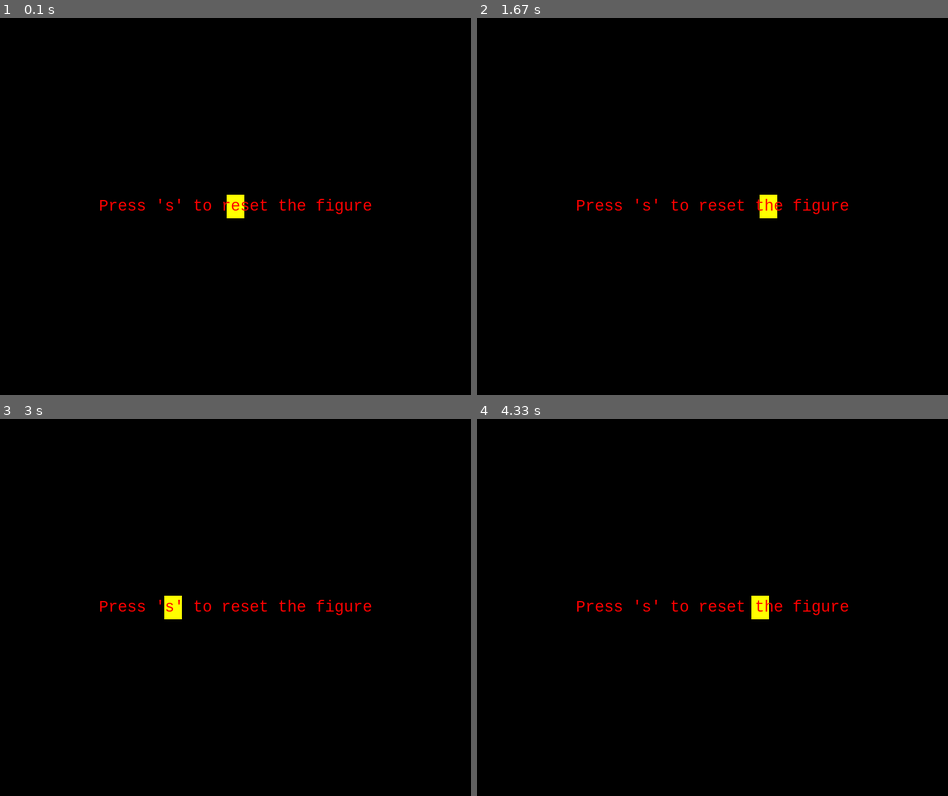
Above: before the commit, frames 1-4 (two rows, left to right).
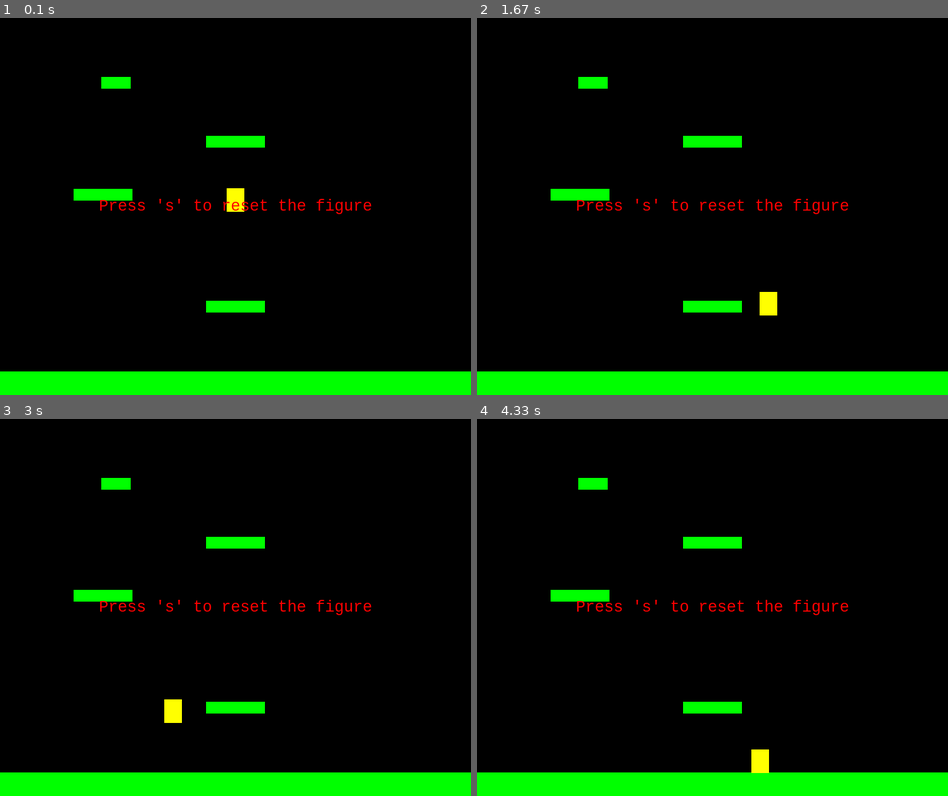
Above: after the commit, the same moments.

Repository: BulSU-BSCpE2B-Group2/DROP
Game: pygame game, started from main.py
Two runs of this game, one before a commit and one after it. Both use one fixed random seed, a clock stepped at 60 frames per second and the inputs below.
Inputs:
- Up to frame 1 (0.1 s): no input
- Up to frame 2 (1.67 s): hold Space 0.33-0.8 s; hold Right 0.33-0.8 s; tap S at 0.83 s; hold Right 1.17-1.63 s
- Up to frame 3 (3 s): hold Right 1.67-2.13 s; tap S at 1.82 s; hold Left 2.17-2.7 s; hold Left from 2.73 s (still down)
- Up to frame 4 (4.33 s): release Left at 3.13 s; tap Space at 3.17, 3.57, 3.87, 4.23 s; hold Right 3.5-4.13 s; tap S at 3.65 s; hold Left from 4.17 s (still down)

The runs differ from the first frame. In frame 1, 7.7% of the frame differs, in the area x 0-100%, y 15-100%; in frame 2, 8.1%; in frame 3, 8.1%; in frame 4, 8.1%.

Commit message:
Updated lots of things

Diff:
--- a/main.py
+++ b/main.py
@@ -15,11 +15,17 @@
         self.running = True
 
     def new(self):
+        # starting a new game
         self.all_sprites = pg.sprite.Group()
-        self.player = Player()
+        self.platforms = pg.sprite.Group()
+        for platform in platform_list:
+            p = Platform(*platform)
+            self.all_sprites.add(p)
+            self.platforms.add(p)
+        self.player = Player(self)
         self.all_sprites.add(self.player)
         self.run()
-        # starting a new game
+
 
     def run(self):
         # Game loop
@@ -30,8 +36,28 @@
             self.draw()
 
     def update(self):
+        # game loop update
         self.all_sprites.update()
-        # game loop update
+        # check if player hits a platform - only if falling!
+        if self.player.vel.y > 0:
+            hits = pg.sprite.spritecollide(self.player, self.platforms, False)
+            if hits:
+                self.player.pos.y = hits[0].rect.top
+                self.player.vel.y = 0
+        # if player reaches top 1/4 of the screen
+        if self.player.rect.top <= height / 4:
+            self.player.pos.y += abs(self.player.vel.y)
+            for platform in self.platforms:
+                platform.rect.y += abs(self.player.vel.y)
+                if platform.rect.top >= height:
+                    platform.kill()
+
+        # spawn new platforms to keep same average number
+        while len(self.platforms) < 6:
+            wide = random.randrange(50, 100)
+            p = Platform(random.randrange(0, width - wide), random.randrange(-75, -30), wide, 20)
+            self.platforms.add(p)
+            self.all_sprites.add(p)
 
     def events(self):
         # Game loop - EVENTS
@@ -39,6 +65,15 @@
             # check for closing window
             if event.type == pg.QUIT:
                 self.running = False
+            if event.type == pg.KEYDOWN:
+                if event.key == pg.K_SPACE:
+                    self.player.jump()
+
+        keys = pg.key.get_pressed()
+        if keys[pg.K_ESCAPE]:
+            self.running = False
+        """if keys[pg.K_SPACE]:
+            self.player.jump()"""
 
     def draw(self):
         # Game loop for drawing graphics
--- a/settings.py
+++ b/settings.py
@@ -9,6 +9,11 @@
 player_friction = -0.12
 player_width = 30
 player_height = 40
+player_gravity = 0.5
+
+# list of platforms
+platform_list = [(0, height - 40, width, 40), (width / 2 - 50, height * 3 / 4, 100, 20), (125, height - 350, 100, 20),
+                 (350, 200, 100, 20), (172, 100, 50, 20)]
 
 # color
 white = (255, 255, 255)
--- a/sprites.py
+++ b/sprites.py
@@ -5,8 +5,9 @@
 
 
 class Player(pg.sprite.Sprite):
-    def __init__(self):
+    def __init__(self, game):
         pg.sprite.Sprite.__init__(self)
+        self.game = game
         self.image = pg.Surface((player_width, player_height))
         self.image.fill(yellow)
         self.rect = self.image.get_rect()
@@ -15,8 +16,16 @@
         self.vel = vec(0, 0)
         self.accel = vec(0, 0)
 
+    def jump(self):
+        # jump only if standing on a platform
+        self.rect.x += 1
+        hits = pg.sprite.spritecollide(self, self.game.platforms, False)
+        self.rect.x -= 1
+        if hits:
+            self.vel.y = -20
+
     def update(self):
-        self.accel = vec(0, 0)
+        self.accel = vec(0, player_gravity)
         keys = pg.key.get_pressed()
         if keys[pg.K_LEFT]:
             self.accel.x = -player_accel
@@ -24,19 +33,16 @@
         if keys[pg.K_RIGHT]:
             self.accel.x = player_accel
 
-        if keys[pg.K_UP]:
-            self.accel.y = -player_accel
-
-        if keys[pg.K_DOWN]:
-            self.accel.y = player_accel
-
         if keys[pg.K_s]:
             self.pos = vec(width / 2, height / 2)
             self.vel = vec(0, 0)
             self.accel = vec(0, 0)
 
+
+
         # apply friction
-        self.accel += self.vel * player_friction
+        self.accel.x += self.vel.x * player_friction
+        # equations of motion
         self.vel += self.accel
         self.pos += self.vel + 0.5 * self.accel
         # wrap around the screen
@@ -45,4 +51,13 @@
         if self.pos.x < player_width / 2:
             self.pos.x = width - player_width / 2
 
-        self.rect.center = self.pos
+        self.rect.midbottom = self.pos
+
+class Platform(pg.sprite.Sprite):
+    def __init__(self, x, y, w, h):
+        pg.sprite.Sprite.__init__(self)
+        self.image = pg.Surface((w, h))
+        self.image.fill(green)
+        self.rect = self.image.get_rect()
+        self.rect.x = x
+        self.rect.y = y
